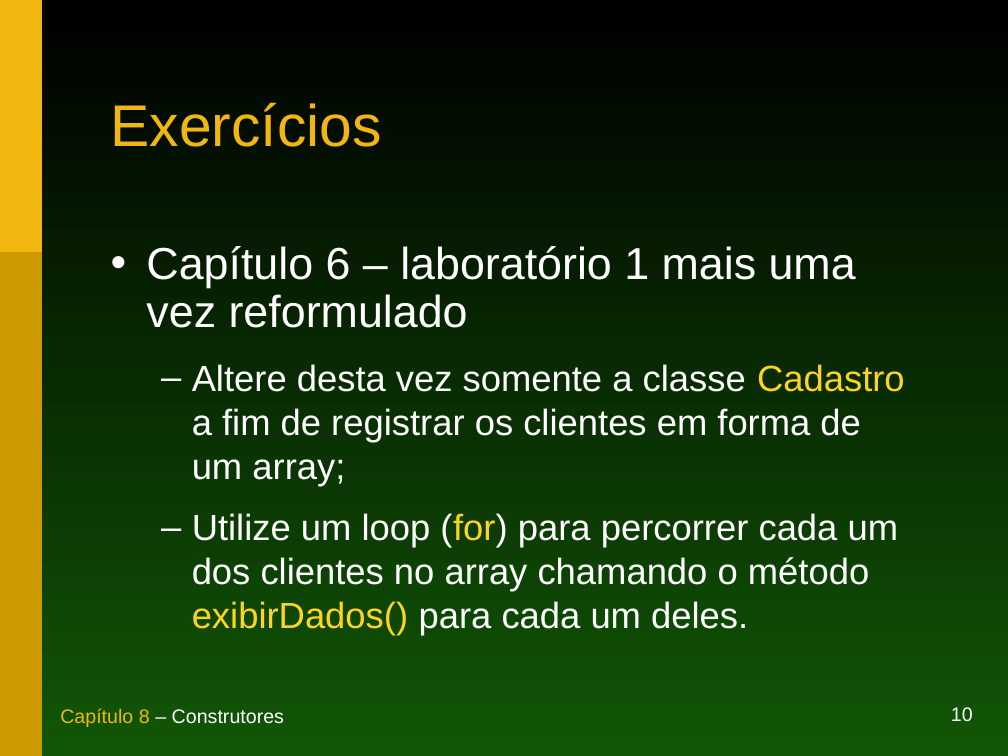
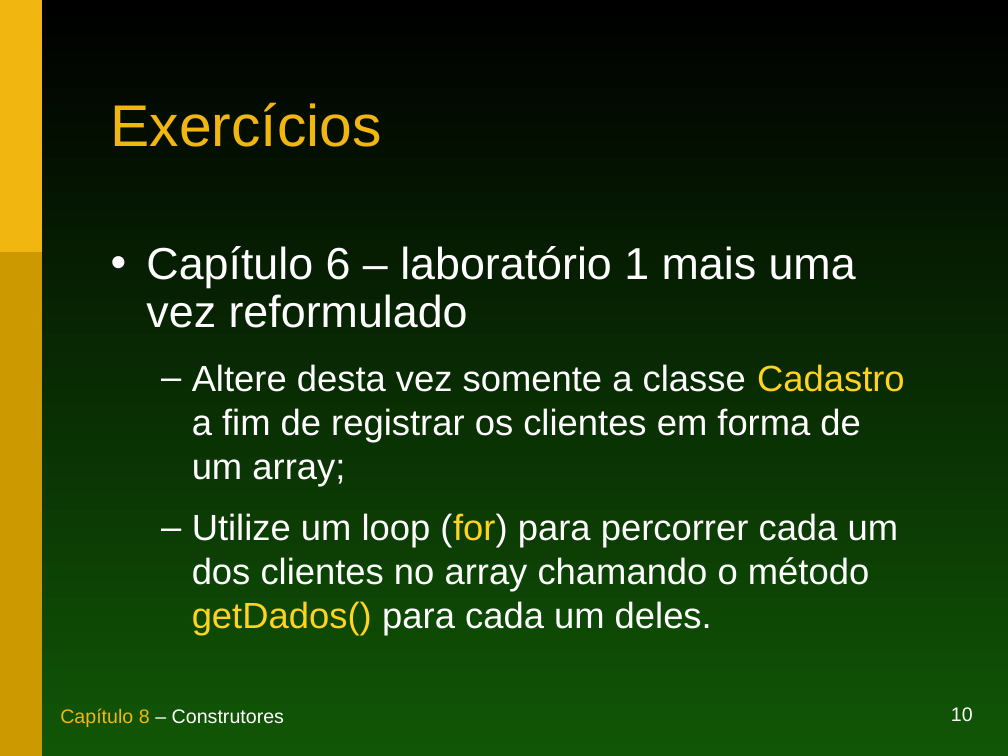
Before and after one commit to duchesqui/slzvieira-training, a slide deck: slide 10 of trunk/1-Java-Programmer-Modulo-I/08.Capitulo08.ppt. Drawn at 1008x756 pixels with LibreOffice and Linux fonts; fonts in the diff are those of the drawing. Boxes give left, top, right and bottom in pixels: in the first picture for what was removed or moved away, otherwise in the second. Text is boxed around its words. In the diff, an @@ line names an element or a change of style, - is before the commit and + after.

```diff
--- a/trunk/1-Java-Programmer-Modulo-I/08.Capitulo08.ppt
+++ b/trunk/1-Java-Programmer-Modulo-I/08.Capitulo08.ppt
@@ text at (x1=192, y1=513, x2=899, y2=635): text changed @@
-  – Utilize um loop (for) para percorrer cada um dos clientes no array chamando o método exibirDados() para cada um deles.
+  – Utilize um loop (for) para percorrer cada um dos clientes no array chamando o método getDados() para cada um deles.
```
Also in this commit, not shown: 1 other slide changed, 36 other files.
